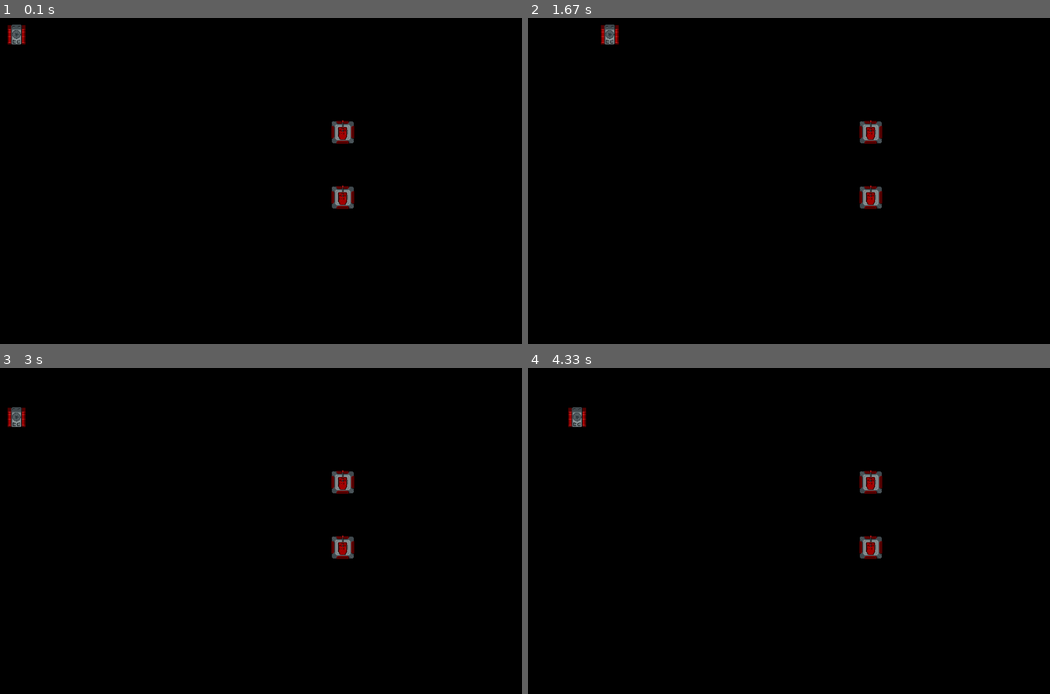
Above: before the commit, frames 1-4 (two rows, left to right).
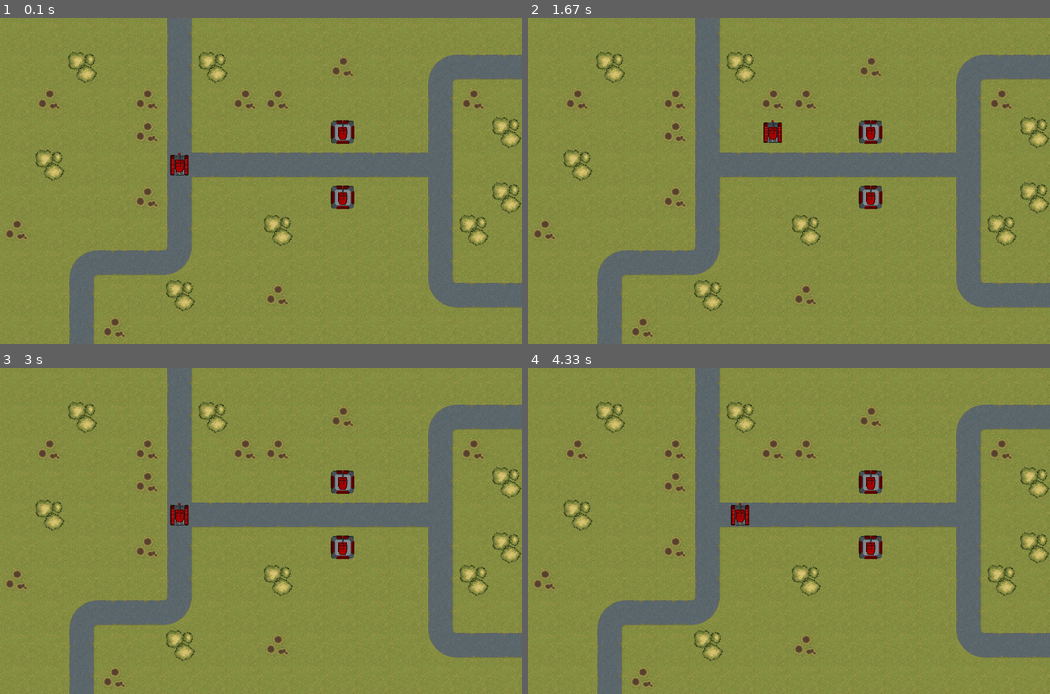
Above: after the commit, the same moments.

Repository: Py-Llip/Pygame
Game: pygame game, started from mediumgame-learning/game.py
Two runs of this game, one before a commit and one after it. Both use one fixed random seed, a clock stepped at 60 frames per second and the inputs below.
Inputs:
- Up to frame 1 (0.1 s): no input
- Up to frame 2 (1.67 s): hold Right 0.33-0.8 s; hold Up 0.83-1.13 s; hold Right 1.17-1.63 s
- Up to frame 3 (3 s): hold Left 1.67-2.2 s; hold Down 2.23-2.53 s; hold Left 2.57-2.97 s
- Up to frame 4 (4.33 s): hold Up 3-3.37 s; hold Right 3.4-4.03 s; hold Down from 4.07 s (still down)

The runs differ from the first frame. In frame 1, 99% of the frame differs, in the area x 0-100%, y 0-100%; in frame 2, 99%; in frame 3, 99%; in frame 4, 99%.

Commit message:
2D arrays

Diff:
--- a/mediumgame-learning/game.py
+++ b/mediumgame-learning/game.py
@@ -2,20 +2,65 @@
 from pygame.math import Vector2
 from pygame import Rect
 
+class Unit:
+    def __init__(self, state, position, tile):
+        self.state = state
+        self.position = position
+        self.tile = tile
+
+    def move(self, moveVector):
+        raise NotImplementedError()
+
+class Tank(Unit):
+    def move(self, moveVector):
+        newPos = self.position + moveVector
+
+        if newPos.x < 0 or newPos.x >= self.state.worldSize.x \
+                or newPos.y < 0 or newPos.y >= self.state.worldSize.y:
+            return
+
+        for unit in self.state.units:
+            if newPos == unit.position:
+                return
+
+        self.position = newPos
+
+class Tower(Unit):
+    def move(self, moveVector):
+        pass
+
 class GameState:
     def __init__(self):
         self.worldSize = Vector2(16, 10)
-        self.tankPos = Vector2(0, 0)
-        self.tower1Pos = Vector2(10, 3)
-        self.tower2Pos = Vector2(10, 5)
+        self.units = [
+            Tank(self, Vector2(5, 4), Vector2(1, 0)),
+            Tower(self, Vector2(10, 3), Vector2(0, 1)),
+            Tower(self, Vector2(10, 5), Vector2(0, 1))
+        ]
+        self.ground = [
+            [ Vector2(5,1), Vector2(5,1), Vector2(5,1), Vector2(5,1), Vector2(5,1), Vector2(6,2), Vector2(5,1), Vector2(5,1), Vector2(5,1), Vector2(5,1), Vector2(5,1), Vector2(5,1), Vector2(5,1), Vector2(5,1), Vector2(5,1), Vector2(5,1)],
+            [ Vector2(5,1), Vector2(5,1), Vector2(7,1), Vector2(5,1), Vector2(5,1), Vector2(6,2), Vector2(7,1), Vector2(5,1), Vector2(5,1), Vector2(5,1), Vector2(6,1), Vector2(5,1), Vector2(5,1), Vector2(6,4), Vector2(7,2), Vector2(7,2)],
+            [ Vector2(5,1), Vector2(6,1), Vector2(5,1), Vector2(5,1), Vector2(6,1), Vector2(6,2), Vector2(5,1), Vector2(6,1), Vector2(6,1), Vector2(5,1), Vector2(5,1), Vector2(5,1), Vector2(5,1), Vector2(6,2), Vector2(6,1), Vector2(5,1)],
+            [ Vector2(5,1), Vector2(5,1), Vector2(5,1), Vector2(5,1), Vector2(6,1), Vector2(6,2), Vector2(5,1), Vector2(5,1), Vector2(5,1), Vector2(5,1), Vector2(5,1), Vector2(5,1), Vector2(5,1), Vector2(6,2), Vector2(5,1), Vector2(7,1)],
+            [ Vector2(5,1), Vector2(7,1), Vector2(5,1), Vector2(5,1), Vector2(5,1), Vector2(6,5), Vector2(7,2), Vector2(7,2), Vector2(7,2), Vector2(7,2), Vector2(7,2), Vector2(7,2), Vector2(7,2), Vector2(8,5), Vector2(5,1), Vector2(5,1)],
+            [ Vector2(5,1), Vector2(5,1), Vector2(5,1), Vector2(5,1), Vector2(6,1), Vector2(6,2), Vector2(5,1), Vector2(5,1), Vector2(5,1), Vector2(5,1), Vector2(5,1), Vector2(5,1), Vector2(5,1), Vector2(6,2), Vector2(5,1), Vector2(7,1)],
+            [ Vector2(6,1), Vector2(5,1), Vector2(5,1), Vector2(5,1), Vector2(5,1), Vector2(6,2), Vector2(5,1), Vector2(5,1), Vector2(7,1), Vector2(5,1), Vector2(5,1), Vector2(5,1), Vector2(5,1), Vector2(6,2), Vector2(7,1), Vector2(5,1)],
+            [ Vector2(5,1), Vector2(5,1), Vector2(6,4), Vector2(7,2), Vector2(7,2), Vector2(8,4), Vector2(5,1), Vector2(5,1), Vector2(5,1), Vector2(5,1), Vector2(5,1), Vector2(5,1), Vector2(5,1), Vector2(6,2), Vector2(5,1), Vector2(5,1)],
+            [ Vector2(5,1), Vector2(5,1), Vector2(6,2), Vector2(5,1), Vector2(5,1), Vector2(7,1), Vector2(5,1), Vector2(5,1), Vector2(6,1), Vector2(5,1), Vector2(5,1), Vector2(5,1), Vector2(5,1), Vector2(7,4), Vector2(7,2), Vector2(7,2)],
+            [ Vector2(5,1), Vector2(5,1), Vector2(6,2), Vector2(6,1), Vector2(5,1), Vector2(5,1), Vector2(5,1), Vector2(5,1), Vector2(5,1), Vector2(5,1), Vector2(5,1), Vector2(5,1), Vector2(5,1), Vector2(5,1), Vector2(5,1), Vector2(5,1)]
+]
+
+    @property
+    def worldWidth(self):
+        return int(self.worldSize.x)
+
+    @property
+    def worldHeight(self):
+        return int(self.worldSize.y)
 
     def update(self, moveTankCommand):
-        newTankPos = self.tankPos + moveTankCommand
-
-        if 0 <= newTankPos.x < self.worldSize.x \
-        and 0 <= newTankPos.y < self.worldSize.y \
-        and newTankPos != self.tower1Pos and newTankPos != self.tower2Pos:
-            self.tankPos = newTankPos
+        for unit in self.units:
+            unit.move(moveTankCommand)
 
 class UserInterface:
     def __init__(self):
@@ -27,6 +72,7 @@
         # Rendering properties
         self.cellSize = Vector2(64, 64)
         self.unitsTexture = pygame.image.load('units.png')
+        self.backgroundTexture = pygame.image.load('ground.png')
 
         #Window
         windowSize = self.gameState.worldSize.elementwise() * self.cellSize
@@ -40,6 +86,14 @@
         # Loop properties
         self.clock = pygame.time.Clock()
         self.running = True
+
+    @property
+    def cellWidth(self):
+        return int(self.cellSize.x)
+
+    @property
+    def cellHeight(self):
+        return int(self.cellSize.y)
 
     def processInput(self):
         self.moveTankCommand = Vector2(0, 0)
@@ -63,32 +117,40 @@
     def update(self):
         self.gameState.update(self.moveTankCommand)
 
+    def renderGround(self, position, tile):
+        # Location on screen
+        spritePoint = position.elementwise()*self.cellSize
+
+        # Texture
+        texturePoint = tile.elementwise() * self.cellSize
+        textureRect = Rect(int(texturePoint.x), int(texturePoint.y), self.cellWidth, self.cellHeight)
+        self.window.blit(self.backgroundTexture, spritePoint, textureRect)
+
+    def renderUnit(self, unit):
+        # Location on screen
+        spritePoint = unit.position.elementwise() * self.cellSize
+
+        # Unit texture
+        texturePoint = unit.tile.elementwise() * self.cellSize
+        textureRect = Rect(int(texturePoint.x), int(texturePoint.y), self.cellWidth, self.cellHeight)
+        self.window.blit(self.unitsTexture, spritePoint, textureRect)
+
+        # Weapon texture
+        texturePoint = Vector2(0, 6).elementwise() * self.cellSize
+        textureRect = Rect(int(texturePoint.x), int(texturePoint.y), self.cellWidth, self.cellHeight)
+        self.window.blit(self.unitsTexture, spritePoint, textureRect)
+
     def render(self):
         self.window.fill('black')
 
-        # Tank base
-        spritePoint = self.gameState.tankPos.elementwise()*self.cellSize
-        texturePoint = Vector2(1, 0).elementwise()* self.cellSize
-        textureRect = Rect(int(texturePoint.x), int(texturePoint.y), int(self.cellSize.x), int(self.cellSize.y))
-        self.window.blit(self.unitsTexture, spritePoint, textureRect)
+        # Background
+        for y in range(self.gameState.worldHeight):
+            for x in range(self.gameState.worldWidth):
+                self.renderGround(Vector2(x, y), self.gameState.ground[y][x])
 
-        # Tower 1
-        spritePoint = self.gameState.tower2Pos.elementwise()*self.cellSize
-        texturePoint = Vector2(0, 1).elementwise()*self.cellSize
-        textureRect = Rect(int(texturePoint.x), int(texturePoint.y), int(self.cellSize.x), int(self.cellSize.y))
-        self.window.blit(self.unitsTexture, spritePoint, textureRect)
-        texturePoint = Vector2(0, 6).elementwise()*self.cellSize
-        textureRect = Rect(int(texturePoint.x), int(texturePoint.y), int(self.cellSize.x), int(self.cellSize.y))
-        self.window.blit(self.unitsTexture, spritePoint, textureRect)
-
-        # Tower 2
-        spritePoint = self.gameState.tower1Pos.elementwise() * self.cellSize
-        texturePoint = Vector2(0, 1).elementwise() * self.cellSize
-        textureRect = Rect(int(texturePoint.x), int(texturePoint.y), int(self.cellSize.x), int(self.cellSize.y))
-        self.window.blit(self.unitsTexture, spritePoint, textureRect)
-        texturePoint = Vector2(0, 6).elementwise() * self.cellSize
-        textureRect = Rect(int(texturePoint.x), int(texturePoint.y), int(self.cellSize.x), int(self.cellSize.y))
-        self.window.blit(self.unitsTexture, spritePoint, textureRect)
+        # Units
+        for unit in self.gameState.units:
+            self.renderUnit(unit)
 
         pygame.display.flip()
 
--- /dev/null
+++ b/mediumgame-learning/test.py
@@ -0,0 +1,3 @@
+from pygame.math import Vector2
+a = Vector2('Opa', 11)
+print(type(a.x))
Binary file added: mediumgame-learning/ground.png
